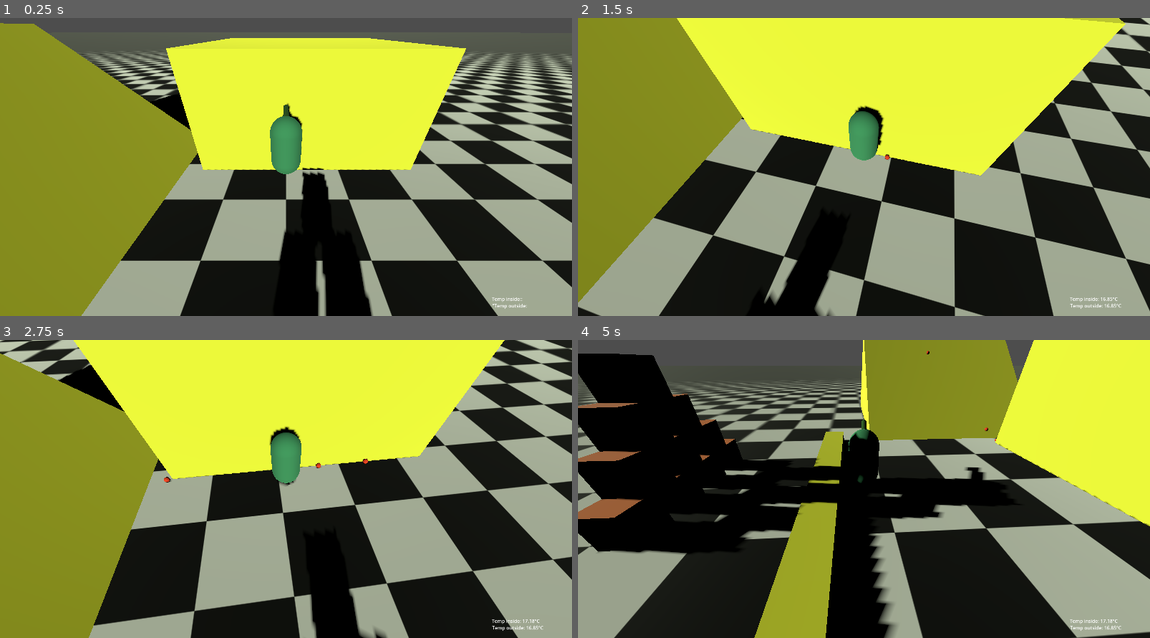
Above: before the commit, frames 1-4 (two rows, left to right).
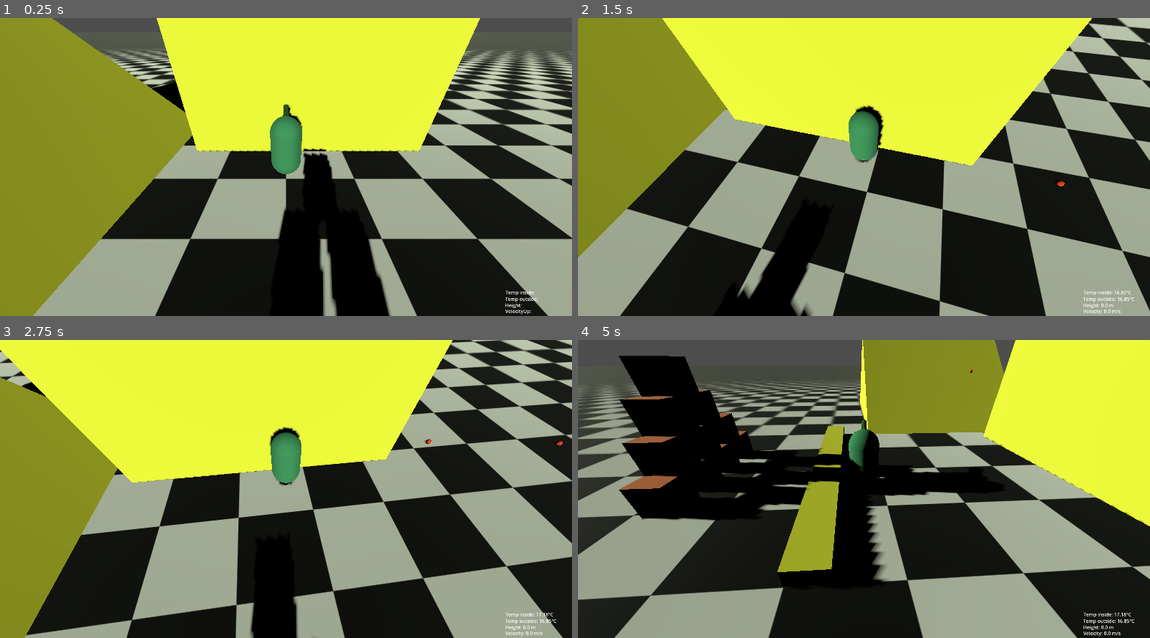
Above: after the commit, the same moments.

Repository: franciszekwojnowicz/simple-battlefield-simulator
Game: Godot game, scene res://content/main.tscn
Two runs of this game, one before a commit and one after it. Both use one fixed random seed, a clock stepped at 60 frames per second and the inputs below.
Inputs (mouse positions are in pixels of both pictures, inside the frame that each line leads up to):
- Up to frame 1 (0.25 s): no input
- Up to frame 2 (1.5 s): move the mouse to (892, 167) at 0.52 s; hold Up (move_forward) from 0.53 s (still down); click (892, 167) at 0.6 s; tap Space (jump) at 0.77 s; move the mouse to (835, 167) at 1.27 s; tap B (burn) at 1.35 s
- Up to frame 3 (2.75 s): keep holding Up (move_forward); tap Space (jump) at 1.52 s; click (257, 489) at 1.55 s; move the mouse to (297, 483) at 2.02 s; tap P (mouse_mode_switch) at 2.1 s; click (297, 483) at 2.3 s
- Up to frame 4 (5 s): move the mouse to (835, 548) at 2.77 s; click (835, 548) at 2.85 s; tap Space (jump) at 3.02, 3.77, 4.52 s; tap Enter at 3.5 s; move the mouse to (1035, 533) at 3.52 s; release Up (move_forward) at 3.53 s; hold Left (move_left) from 3.53 s (still down); click (1035, 533) at 3.6 s; move the mouse to (692, 444) at 4.27 s; tap B (burn) at 4.35 s; click (692, 444) at 4.55 s

The runs differ from the first frame. In frame 1, 32% of the frame differs, in the area x 0-100%, y 0-100%; in frame 2, 23%; in frame 3, 44%; in frame 4, 39%.

Commit message:
feat: calculate acceleration
Up and down movement include proper acceleration and air resistance dependent on current velocity.
fix: small fixes

Diff:
--- a/content/gui/hud.tscn
+++ b/content/gui/hud.tscn
@@ -21,20 +21,40 @@
 
 [node name="TemperatureInside" type="Label" parent="Parameters"]
 layout_mode = 0
-offset_left = -229.0
-offset_top = -35.0
-offset_right = 39.0
-offset_bottom = -6.0
-text = "Temp inside::"
+offset_left = -183.0
+offset_top = -57.0
+offset_right = 85.0
+offset_bottom = -28.0
+text = "Temp inside:"
 label_settings = SubResource("LabelSettings_afmh6")
 vertical_alignment = 2
 
 [node name="TemperatureOutside" type="Label" parent="Parameters"]
 layout_mode = 0
-offset_left = -228.0
-offset_top = -12.0
-offset_right = 40.0
-offset_bottom = 17.0
-text = "\"Temp outside:"
+offset_left = -184.0
+offset_top = -35.0
+offset_right = 84.0
+offset_bottom = -6.0
+text = "Temp outside:"
 label_settings = SubResource("LabelSettings_afmh6")
 vertical_alignment = 2
+
+[node name="HeightAboveTheGround" type="Label" parent="Parameters"]
+layout_mode = 0
+offset_left = -184.0
+offset_top = -14.0
+offset_right = 84.0
+offset_bottom = 15.0
+text = "Height:"
+label_settings = SubResource("LabelSettings_afmh6")
+vertical_alignment = 2
+
+[node name="VelocityUpDown" type="Label" parent="Parameters"]
+layout_mode = 0
+offset_left = -184.0
+offset_top = 6.0
+offset_right = 84.0
+offset_bottom = 35.0
+text = "VelocityUp:"
+label_settings = SubResource("LabelSettings_afmh6")
+vertical_alignment = 2
--- a/content/gui/parameters.gd
+++ b/content/gui/parameters.gd
@@ -2,6 +2,8 @@
 
 @onready var temperature_inside: Label = $TemperatureInside
 @onready var temperature_outside: Label = $TemperatureOutside
+@onready var height_above_the_ground: Label = $HeightAboveTheGround
+@onready var velocity_up_down: Label = $VelocityUpDown
 
 
 
@@ -15,6 +17,7 @@
 	if update_parameters >= 1:
 		temperature_inside.text =  "Temp inside: " + str((round(baloon.t_inside_baloon*100)/100)-273.15) + "°C"
 		temperature_outside.text =  "Temp outside: " + str((round(baloon.t_outside_baloon*100)/100)-273.15) + "°C"
-
+		height_above_the_ground.text = "Height: " + str((round(baloon.global_position.y*100)/100)-1) + " m"
+		velocity_up_down.text = "Velocity: " + str((round(baloon.velocity.y*100)/100)) + " m/s"
 		update_parameters = 0
 	update_parameters += delta
--- a/content/items/bullet.gd
+++ b/content/items/bullet.gd
@@ -1,6 +1,6 @@
 extends RigidBody3D
 
-@export var speed := 40.0
+@export var speed := 200.0
 var direction := Vector3.ZERO
 
 func _ready():
@@ -9,6 +9,6 @@
 	await get_tree().create_timer(15).timeout
 	queue_free()
 
-func _physics_process(_delta: float) -> void:
-	if linear_velocity.length() > 0:
-		look_at(global_transform.origin + linear_velocity, Vector3.UP)
+#func _physics_process(_delta: float) -> void:
+	#if linear_velocity.length() > 0:
+		#look_at(global_transform.origin + linear_velocity, Vector3.UP)
--- a/content/items/bullet.tscn
+++ b/content/items/bullet.tscn
@@ -20,7 +20,6 @@
 input_ray_pickable = false
 mass = 0.386
 script = ExtResource("1_wj5yo")
-speed = 30.0
 
 [node name="CollisionShape3D" type="CollisionShape3D" parent="."]
 shape = SubResource("SphereShape3D_dt4gv")
--- a/content/player/baloon.gd
+++ b/content/player/baloon.gd
@@ -18,24 +18,36 @@
 @onready var cannon: Node3D = $Cannon
 @onready var point: Node3D = $Cannon/Point
 
-## Describe differnce between forces which afect the baloon in up/down direction
-var force_net : float = 0.0 #N
+
 ## Describe the temperature inside the baloon
 @export var t_inside_baloon : float = 290.0 #K  #350
 ## Describe the temperature outside the baloon
 @export var t_outside_baloon : float = 290.0 #K
 ## Describe baloon mass without the air inside
-@export var baloon_mass : float = 500.0 #kg
+@export var baloon_mass : float = 800.0 #kg
+## Describe baloon evelope radius
+@export var evelope_radius : float = 11 #m
+## Describe baloon surface from above, for air resistance
+var surface_from_above: float = PI * evelope_radius * evelope_radius #m2
 ## Describe baloon inside volume in m3
-@export var baloon_volume : float = 5000.0 #m3
+var baloon_volume : float = 4.0/3.0 * PI * evelope_radius * evelope_radius * evelope_radius #m3
 ## Describe atmospheric pressure
 @export var preassure : float = 101325 #Pa
+## Desribe air resistance value for specific shape
+@export var drag_coefficient = 0.7
 ## Describe gas constant for air
-@export var gas_constant : float = 287.0 #J/(kg*K)
+var gas_constant : float = 287.0 #J/(kg*K)
 
 # timer variables
 @onready var temperature_loss_timer: Timer = $TemperatureLossTimer
 var timer_on = false
+
+## Describe differnce between forces which afect the baloon in up/down direction
+var force_net : float = 0.0 #N
+## Describe air redsistance force dependent on current velocity
+var air_resistance_force : float
+## Describe net force including air resistance
+var final_force_net : float
 
 func _ready() -> void:
 	cam = get_node("CameraPivot/CameraIsometric")  # adjust path if needed
@@ -93,9 +105,8 @@
 	if Input.is_action_just_pressed("jump") and is_on_floor():
 		velocity.y = jump_velocity
 
-	# calculate baloon net velocity
-	force_net = (gravity * baloon_volume * (preassure/gas_constant) * (1/t_outside_baloon - 1/t_inside_baloon) - baloon_mass * gravity)
-	velocity.y = (force_net / (baloon_mass + baloon_volume*(preassure/(gas_constant*t_inside_baloon))))
+	# calculate baloon net velocity up/down
+	velocity.y += calculate_acceleration()
 
 	if Input.is_action_pressed("burn"):
 		t_inside_baloon += 1 * delta  * 5
@@ -109,7 +120,6 @@
 	move_and_slide()
 
 
-
 ## Create new instance of bullet scene and add a cannon's direction to the bullet velocity
 func shoot() -> void:
 	var bullet = BULLET.instantiate()
@@ -119,8 +129,24 @@
 	get_tree().root.add_child(bullet)
 	bullet.global_position=point.global_position
 
+## Calculate current acceleration including gravity, buoyancy and air resistance
+func calculate_acceleration() -> float:
+	force_net = (gravity * baloon_volume * (preassure/gas_constant) * (1/t_outside_baloon - 1/t_inside_baloon) - baloon_mass * gravity)
+	air_resistance_force = (surface_from_above*0.8*velocity.y*velocity.y*(preassure/(gas_constant*t_outside_baloon)))/2
+	final_force_net = force_net
+	if velocity.y >= 1:
+		final_force_net = force_net - air_resistance_force
+	elif velocity.y <= -1:
+		final_force_net = force_net + air_resistance_force
+
+	return (final_force_net / (baloon_mass + baloon_volume*(preassure/(gas_constant*t_inside_baloon))))
+
+
 
 func _on_temperature_loss_timer_timeout() -> void:
 	t_inside_baloon -= 1
 	t_inside_baloon = max (t_outside_baloon, t_inside_baloon)
 	timer_on = false
+	print("air resistance: " + str(air_resistance_force))
+	print("net force: " + str(force_net))
+	print("velocity: " + str((round(velocity.y*100)/100)))
